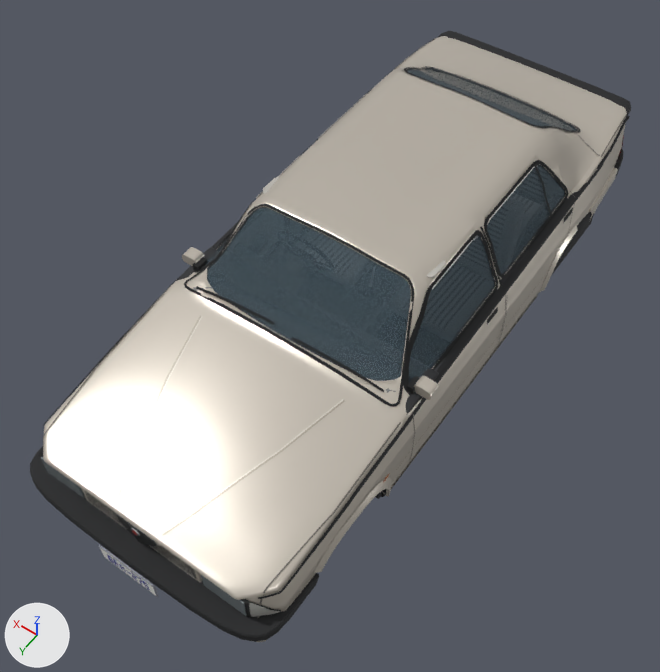
An edit to the glTF model art/models/cars/alfa75/alfa75.glb, drawn before and after from the same camera.
Rendered twice from a camera (50 mm lens) standing at (-1.94, 3.03, 4.79) and looking at (-0.01, 0.32, 0.54). Lighting does not change. The marker at lower left points along +X, +Y and +Z. The picture after the commit comes second. Where no turn or scale is listed for an object, it has been applied to the vertices.

In view in the first picture: 'Alfa75', 'Door_L', 'Door_R' and 2 more.
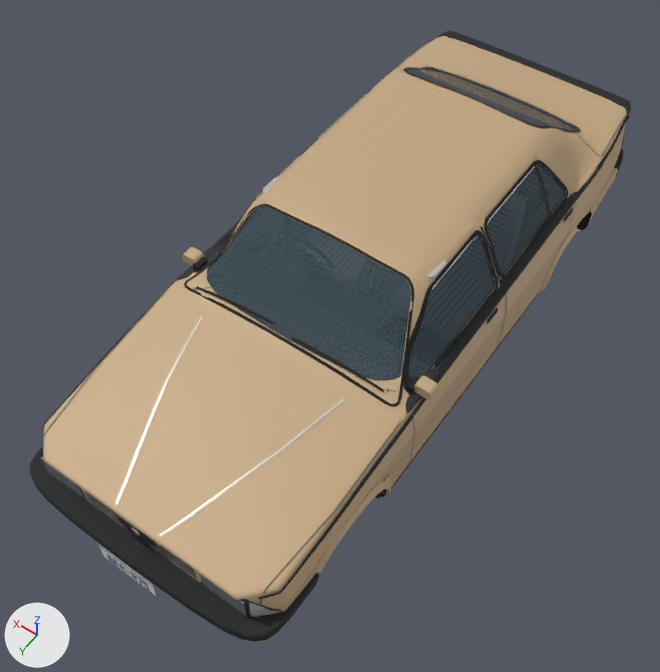
What changed in the scene script:
```text
Change mat_paint:
    mat_paint.base_color: (0.604, 0.552, 0.479) -> (0.558, 0.397, 0.231)  # light grey #ccc4b8 -> beige #c5a984
    mat_paint.metallic: 0.45 -> 0.1
    mat_paint.roughness: 0.3 -> 0.6
```

Location of each change, (x1, y1, x2, y2) in pixels of the pictures (660 x 672 px):
'Alfa75', recoloured, surface changed
    both: (41, 34, 629, 614)
'Door_L', recoloured, surface changed
    both: (407, 227, 502, 462)
'Door_R', recoloured, surface changed
    both: (179, 149, 309, 278)
